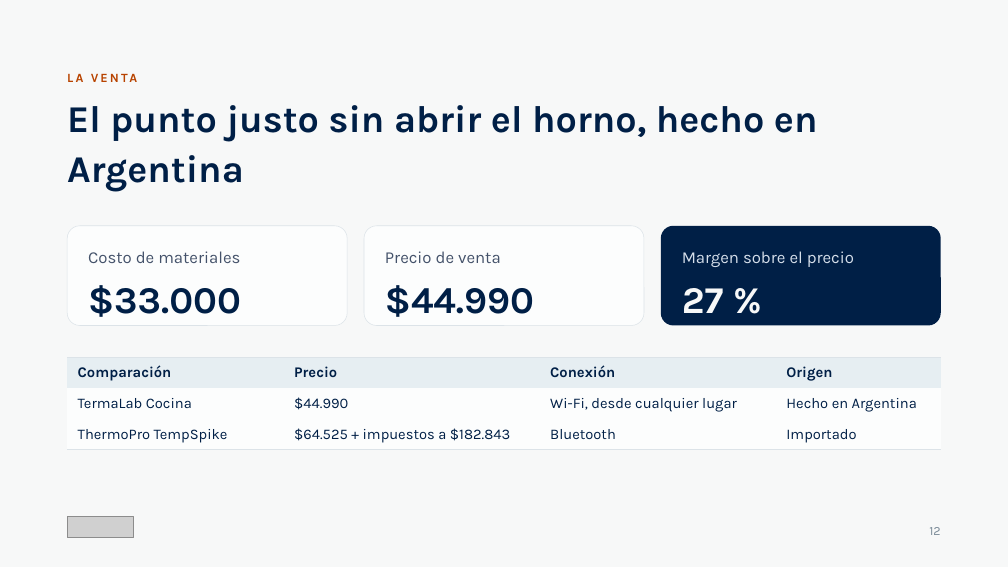
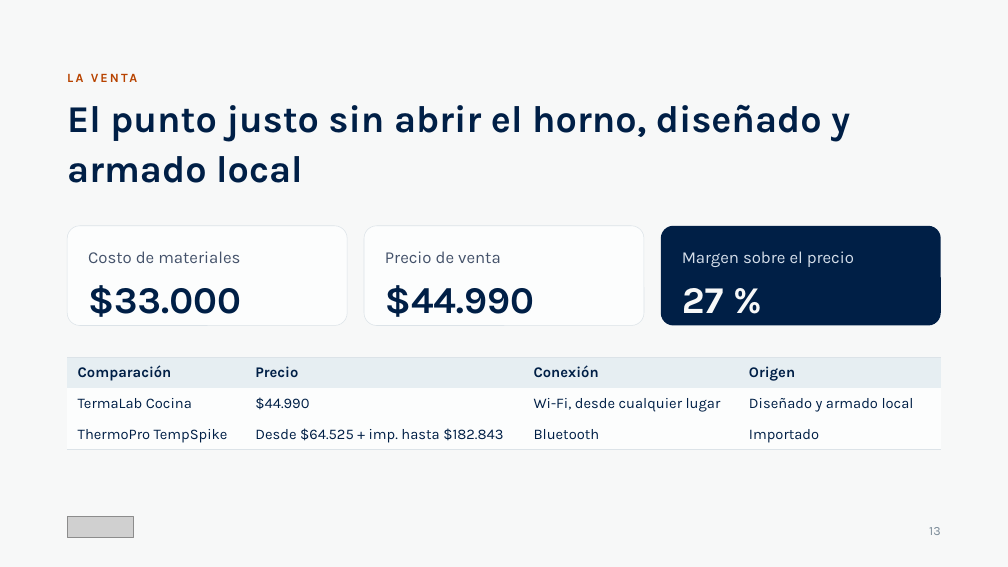
Before and after one commit to Code7C26/TermaLab, a slide deck: slide 13 of entregables/Pitch_Final_TermaLab.pptx. Drawn at 1008x567 pixels with LibreOffice and Linux fonts; fonts in the diff are those of the drawing; grey boxes stand for pictures. Boxes give left, top, right and bottom in pixels: in the first picture for what was removed or moved away, otherwise in the second. Text is boxed around its words. In the diff, an @@ line names an element or a change of style, - is before the commit and + after.

```diff
--- a/entregables/Pitch_Final_TermaLab.pptx
+++ b/entregables/Pitch_Final_TermaLab.pptx
@@ text at [67,104,850,183]: text changed @@
-El punto justo sin abrir el horno, hecho en Argentina
+El punto justo sin abrir el horno, diseñado y armado local
@@ table at [67,357,941,450] @@
-row 2, column 4: Hecho en Argentina
+row 2, column 4: Diseñado y armado local
-row 3, column 2: $64.525 + impuestos a $182.843
+row 3, column 2: Desde $64.525 + imp. hasta $182.843
```
Also in this commit, not shown: 13 other slides changed, 1 slide added, 4 other files.
